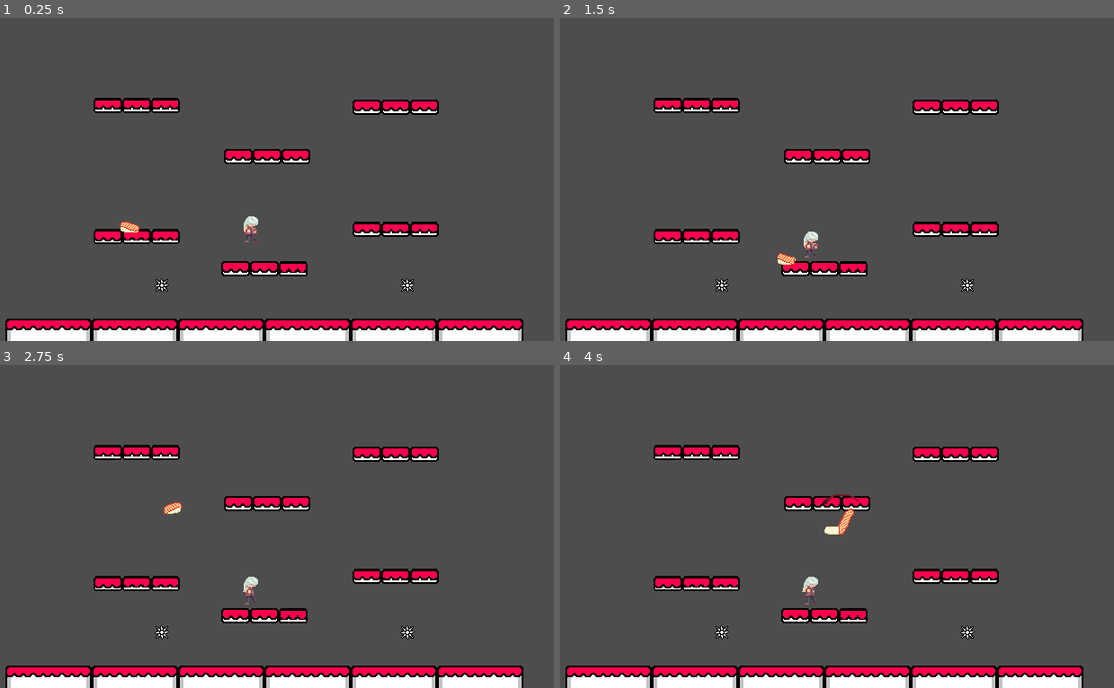
Above: before the commit, frames 1-4 (two rows, left to right).
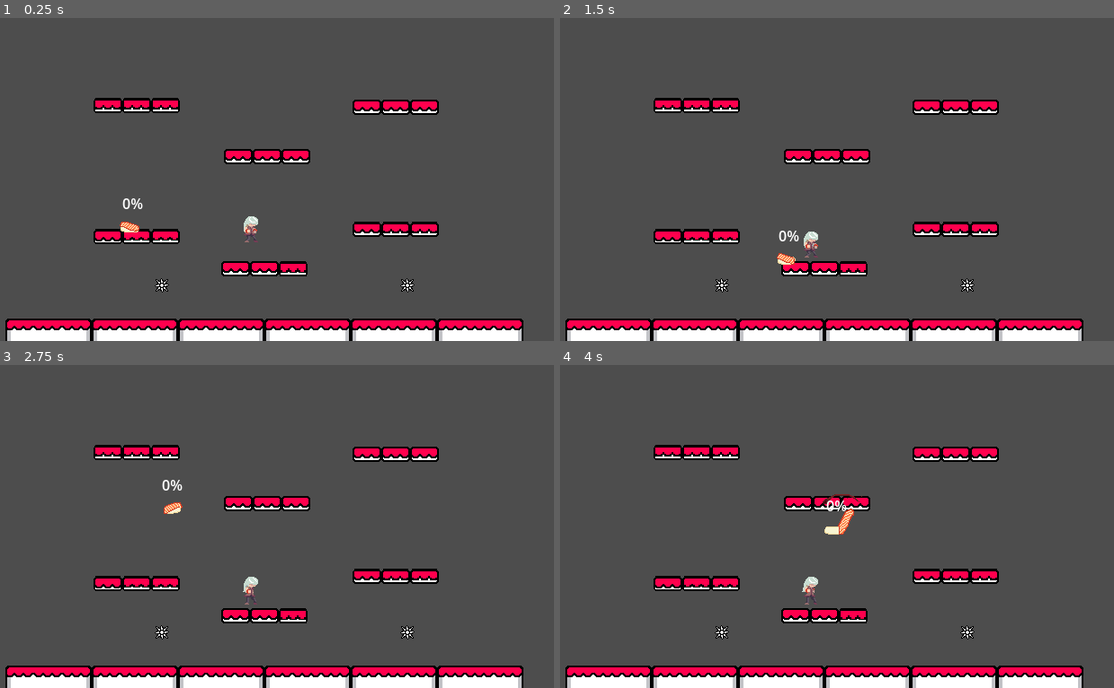
Above: after the commit, the same moments.

Repository: ChrisFlanOrg/Untitled-Fighting-Game
Game: Godot game, scene res://main.tscn
Same seed, same stepped clock (60 frames per second), same inputs: the game is played once before the commit and once after it.
Inputs:
- Up to frame 1 (0.25 s): no input
- Up to frame 2 (1.5 s): hold Right (ui_right) from 0.53 s (still down); tap Keypad 0 (Attack) at 0.6, 1.35 s; tap Space (Jump) at 0.77 s
- Up to frame 3 (2.75 s): tap Space (Jump) at 1.52 s; release Right (ui_right) at 2.03 s; hold Left (ui_left) from 2.03 s (still down); tap Keypad 0 (Attack) at 2.1 s
- Up to frame 4 (4 s): release Left (ui_left) at 2.78 s; hold Right (ui_right) from 2.78 s (still down); tap Keypad 0 (Attack) at 2.85, 3.6 s; tap Space (Jump) at 3.02, 3.77 s

The runs differ from the first frame. In frame 1, less than 0.1% of the frame differs, in the area x 22-26%, y 55-60%; in frame 2, less than 0.1%; in frame 3, less than 0.1%; in frame 4, less than 0.1%.

Commit message:
Add damage label, fix boundary respawn

Diff:
--- a/hazard.tscn
+++ b/hazard.tscn
@@ -21,7 +21,7 @@
 [node name="Hazard" type="StaticBody2D"]
 collision_layer = 0
 collision_mask = 0
-metadata/knockback = 300
+metadata/knockback = 100
 metadata/angle = 90
 
 [node name="AnimatedSprite2D" type="AnimatedSprite2D" parent="."]
--- a/player.gd
+++ b/player.gd
@@ -1,11 +1,13 @@
 extends CharacterBody2D
 @onready var animated_sprite_2d = $AnimatedSprite2D
 @onready var anim_tree = $AnimationTree
+@onready var damage_percentage = $DamagePercentageLabel
 
 const SPEED = 300.0
 const JUMP_VELOCITY = -500.0
 
 var has_double_jump = true
+var player_damage = 0
 
 var isJumping = false
 
@@ -50,5 +52,7 @@
 	move_and_slide()
 
 func take_damage(knockback: int, angle: int) -> void:
-	velocity.x = knockback * cos(deg_to_rad(angle))
-	velocity.y = - knockback * sin(deg_to_rad(angle))
+	player_damage += 10
+	velocity.x = ((1 + player_damage / 10) * knockback) * cos(deg_to_rad(angle))
+	velocity.y = - ((1 + player_damage / 10) * knockback) * sin(deg_to_rad(angle))
+	damage_percentage.text = str(player_damage) + "%"
--- a/scripts/boundary.gd
+++ b/scripts/boundary.gd
@@ -15,15 +15,14 @@
 	if body.is_in_group("player"):
 		# Kill the player (reset their position and handle death logic)
 		print("Player entered boundary")
-		kill_player()
+		kill_player(body)
 
 # Function to "kill" the player by resetting their position
-func kill_player() -> void:
-	if player:
-		# Reset the player's position
-		player.position = respawn_position.position
-		# You can add additional death logic here, such as resetting health, playing animations, etc.
-		print("Player has died and respawned.")
+func kill_player(body) -> void:
+	# Reset the player's position
+	body.position = respawn_position.position
+	# You can add additional death logic here, such as resetting health, playing animations, etc.
+	print("Player has died and respawned.")
 
-		# Emit the signal that the player has died (for other systems to listen to)
-		emit_signal("player_died")
+	# Emit the signal that the player has died (for other systems to listen to)
+	emit_signal("player_died")
--- a/sushi.tscn
+++ b/sushi.tscn
@@ -688,7 +688,7 @@
 "speed": 5.0
 }]
 
-[node name="Player" type="CharacterBody2D"]
+[node name="Player" type="CharacterBody2D" groups=["player"]]
 z_index = 5
 position = Vector2(-1, -24)
 script = ExtResource("1_j4st5")
@@ -721,3 +721,10 @@
 sprite_frames = SubResource("SpriteFrames_85u41")
 animation = &"idle"
 frame = 1
+
+[node name="DamagePercentageLabel" type="Label" parent="."]
+offset_left = -10.0
+offset_top = -12.0
+offset_right = 30.0
+offset_bottom = 11.0
+text = "0%"
Not shown: 1 places in boundary.tscn that only renumber resources
Not shown: 1 places in main.tscn that only renumber resources
